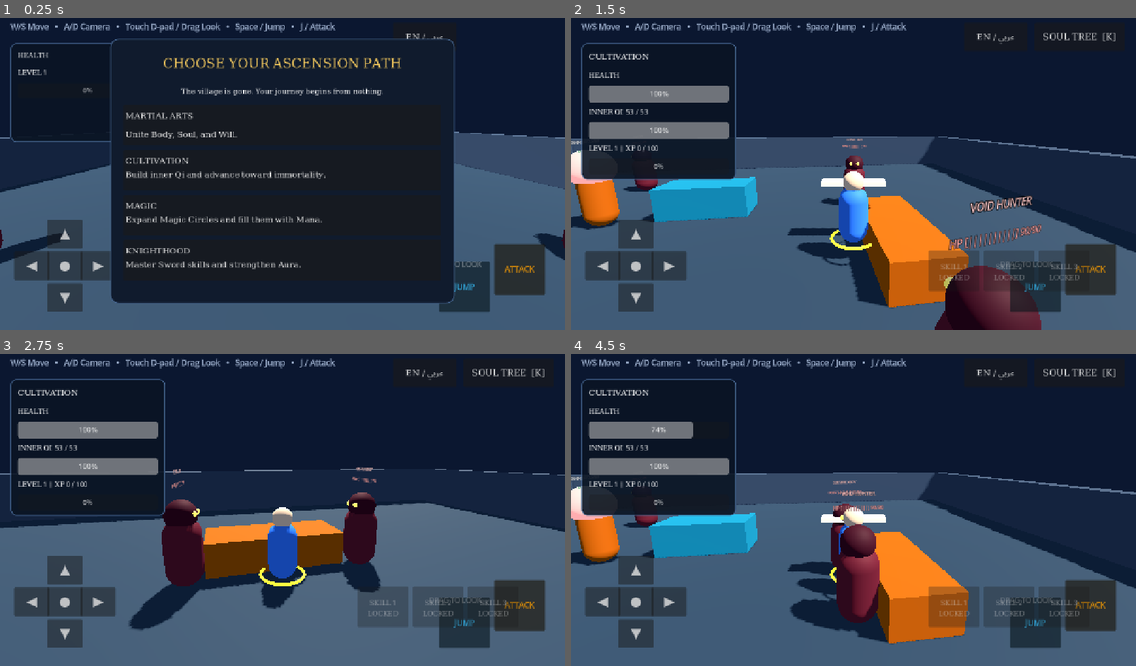
Above: before the commit, frames 1-4 (two rows, left to right).
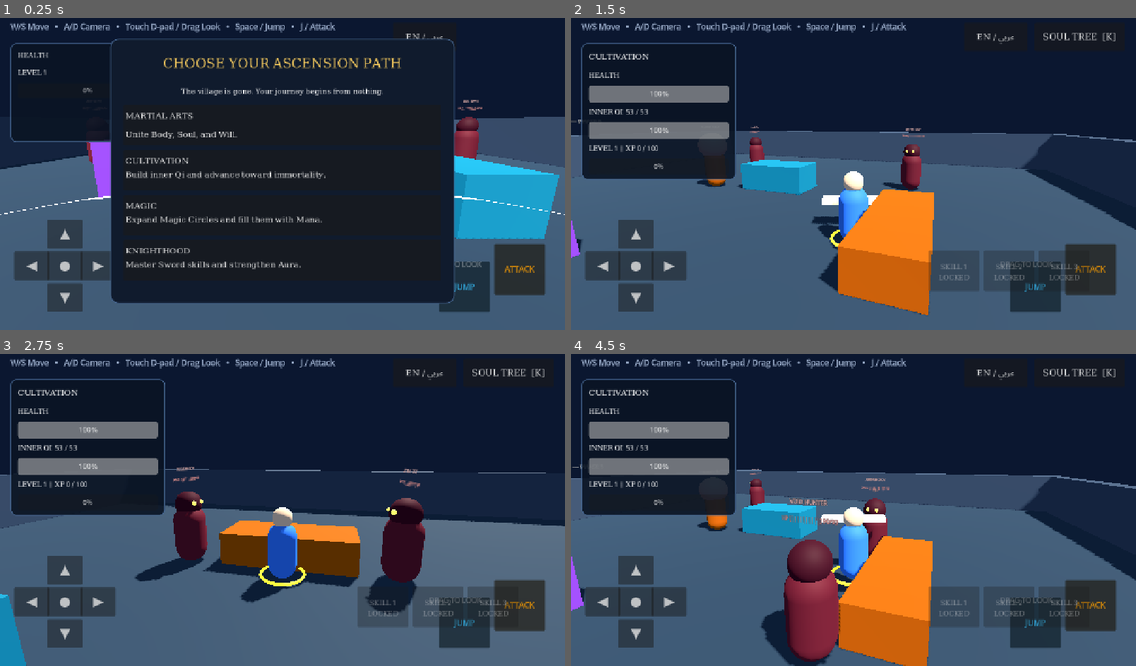
Above: after the commit, the same moments.

Repository: Hamody44/convergence-of-worlds
Game: Godot game, scene res://scenes/main.tscn
Two runs of this game, one before a commit and one after it. Both use one fixed random seed, a clock stepped at 60 frames per second and the inputs below.
Inputs (mouse positions are in pixels of both pictures, inside the frame that each line leads up to):
- Up to frame 1 (0.25 s): no input
- Up to frame 2 (1.5 s): move the mouse to (977, 155) at 0.52 s; hold D (move_right) 0.53-1.25 s; tap J (attack) at 0.6 s; click (977, 155) at 0.67 s; tap Space (jump) at 0.77 s; drag from (740, 186) to (825, 233) at 1.27 s
- Up to frame 3 (2.75 s): move the mouse to (339, 438) at 2.02 s; hold D (move_right) from 2.03 s (still down); tap J (attack) at 2.1 s
- Up to frame 4 (4.5 s): release D (move_right) at 2.75 s; drag from (825, 569) to (684, 460) at 2.77 s; move the mouse to (1023, 553) at 3.52 s; hold A (move_left) 3.53-4.25 s; tap J (attack) at 3.6 s; tap Space (jump) at 3.77 s; drag from (684, 460) to (768, 428) at 4.27 s

The runs differ from the first frame. In frame 1, 8.3% of the frame differs, in the area x 0-100%, y 26-79%; in frame 2, 21%; in frame 3, 12%; in frame 4, 21%, in the area x 0-100%, y 21-100%.

Commit message:
Fix path selection pause and Android respawn

Diff:
--- a/scripts/main.gd
+++ b/scripts/main.gd
@@ -20,6 +20,8 @@
 	_build_touch_ui()
 	_build_progression_ui()
 	_build_combat_ui()
+	if player.stats.chosen_path == PlayerStats.Path.NONE:
+		get_tree().paused = true
 
 func _build_world() -> void:
 	var environment := WorldEnvironment.new()
@@ -62,6 +64,7 @@
 	player.name = "Player"
 	player.stats = STATS_SCRIPT.new()
 	player.stats.load_from_disk()
+	player.stats.path_selected.connect(_on_path_selected)
 	player.position = Vector3(0.0, 0.2, 6.0)
 	player.arena_spawn_position = player.position
 	add_child(player)
@@ -115,6 +118,9 @@
 	if is_instance_valid(progression_ui):
 		progression_ui.set_language(arabic)
 
+func _on_path_selected(_path_value: PlayerStats.Path) -> void:
+	get_tree().paused = false
+
 func _on_touch_movement_changed(value: Vector2) -> void:
 	if is_instance_valid(player):
 		player.touch_move = value
--- a/ui/combat_ui.gd
+++ b/ui/combat_ui.gd
@@ -24,6 +24,7 @@
 
 func _ready() -> void:
 	layer = 10
+	process_mode = Node.PROCESS_MODE_ALWAYS
 	_build_hud()
 	player.health_changed.connect(_on_health_changed)
 	player.energy_changed.connect(_on_energy_changed)
@@ -47,6 +48,7 @@
 	ui_root.name = "CombatHUDRoot"
 	ui_root.set_anchors_and_offsets_preset(Control.PRESET_FULL_RECT)
 	ui_root.mouse_filter = Control.MOUSE_FILTER_PASS
+	ui_root.process_mode = Node.PROCESS_MODE_ALWAYS
 	ui_root.theme = _make_theme()
 	add_child(ui_root)
 
@@ -157,6 +159,8 @@
 	respawn_button.add_theme_font_size_override("font_size", 25)
 	respawn_button.focus_mode = Control.FOCUS_NONE
 	respawn_button.pressed.connect(_on_respawn_pressed)
+	respawn_button.gui_input.connect(_on_respawn_button_input)
+	respawn_button.process_mode = Node.PROCESS_MODE_ALWAYS
 	content.add_child(respawn_button)
 
 func _add_skill_button(slot: int) -> void:
@@ -229,7 +233,20 @@
 	respawn_overlay.visible = false
 
 func _on_respawn_pressed() -> void:
+	if not player.is_defeated:
+		return
 	player.respawn_at(player.arena_spawn_position)
+
+func _on_respawn_button_input(event: InputEvent) -> void:
+	if event is InputEventScreenTouch and event.pressed:
+		_on_respawn_pressed()
+		get_viewport().set_input_as_handled()
+
+func _input(event: InputEvent) -> void:
+	if event is InputEventScreenTouch and event.pressed and respawn_overlay != null and respawn_overlay.visible:
+		if respawn_button != null and respawn_button.get_global_rect().has_point(event.position):
+			_on_respawn_pressed()
+			get_viewport().set_input_as_handled()
 
 func _on_language_pressed() -> void:
 	set_language(not is_arabic)
--- a/ui/progression_ui.gd
+++ b/ui/progression_ui.gd
@@ -34,6 +34,7 @@
 
 func _ready() -> void:
 	layer = 20
+	process_mode = Node.PROCESS_MODE_ALWAYS
 	stats = player.stats
 	stats.path_selected.connect(_on_path_selected)
 	stats.stat_changed.connect(_on_stat_changed)
@@ -41,10 +42,12 @@
 	stats.skill_changed.connect(_on_skill_changed)
 	stats.ascension_changed.connect(_on_ascension_changed)
 	stats.breakthrough_completed.connect(_on_breakthrough_completed)
+	stats.save_reset.connect(_on_save_reset)
 	ui_root = Control.new()
 	ui_root.name = "ProgressionUIRoot"
 	ui_root.set_anchors_and_offsets_preset(Control.PRESET_FULL_RECT)
 	ui_root.mouse_filter = Control.MOUSE_FILTER_PASS
+	ui_root.process_mode = Node.PROCESS_MODE_ALWAYS
 	ui_root.theme = _make_theme()
 	add_child(ui_root)
 	_build_hud_button()
@@ -232,6 +235,7 @@
 
 func _select_path(path_value: PlayerStats.Path) -> void:
 	if stats.choose_path(path_value):
+		get_tree().paused = false
 		path_panel.visible = false
 		soul_tree_button.visible = true
 		_show_toast(_tr("Path chosen. Your Soul Tree is now unlocked.", "تم اختيار المسار. شجرة روحك مفتوحة الآن."))
@@ -345,6 +349,9 @@
 func _on_breakthrough_completed(_new_rank: int) -> void:
 	_refresh_soul_panel()
 
+func _on_save_reset() -> void:
+	get_tree().paused = true
+
 func set_language(arabic: bool) -> void:
 	is_arabic = arabic
 	_refresh_localized_text()
Not shown, changed: phase_5_update.zip
